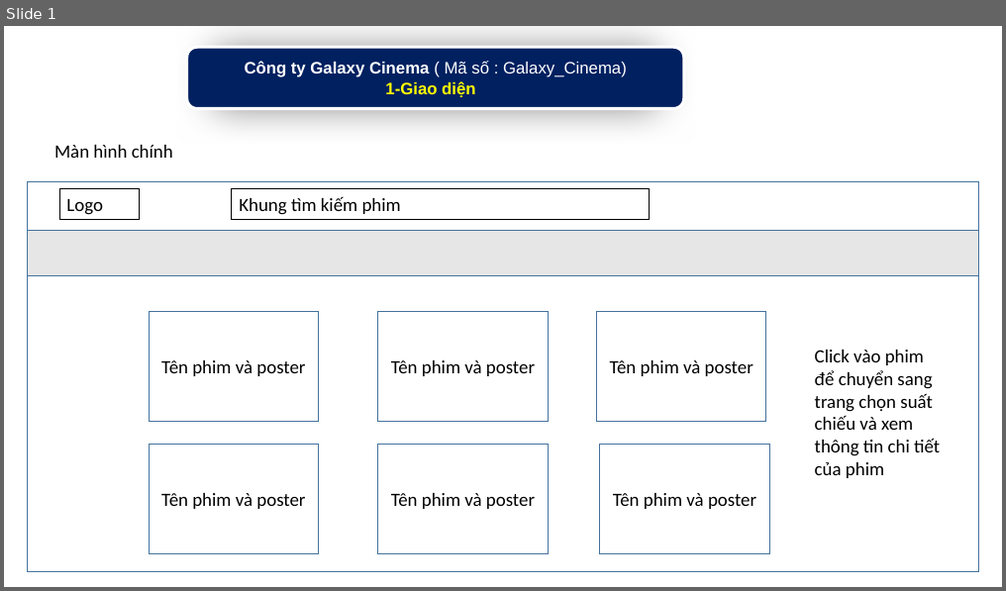
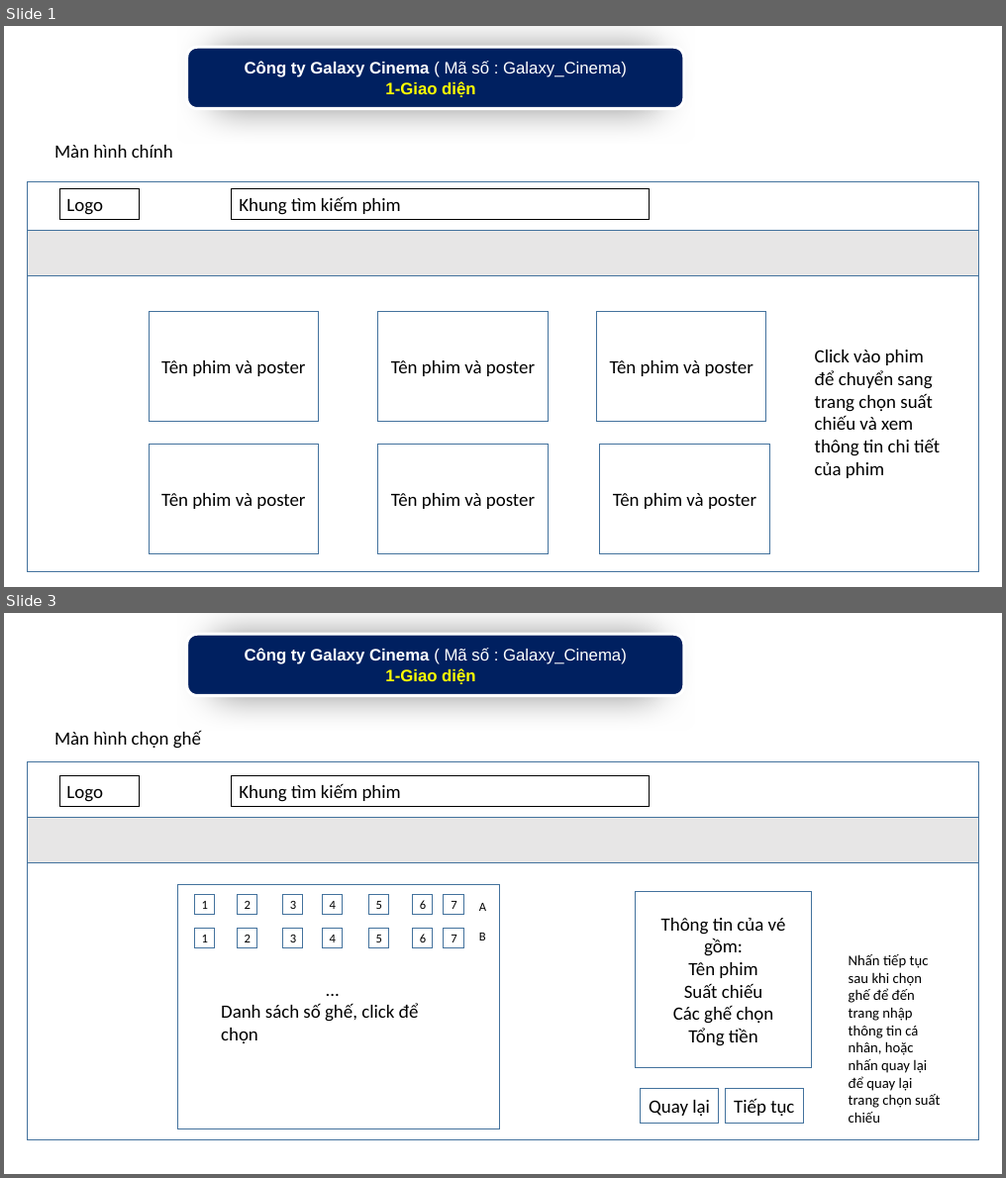
Before and after one commit to phkhuong/pttkpm_doan, a slide deck: Ho_so_PTTKPM/1688035_TKPM_Khach_Tham_quan.pptx. Shown one above the other, each under a label of ours: slide 1 before the commit, slides 1 and 3 after it; the slides between them are not shown. The pictures are 1006x591 and 1006x1178 pixels, drawn with LibreOffice and Linux fonts; fonts in the diff are those of the drawing. Boxes give left, top, right and bottom in pixels: in the first picture for what was removed or moved away, otherwise in the second. Text is boxed around its words. In the diff, an @@ line names an element or a change of style, - is before the commit and + after.

```diff
--- a/Ho_so_PTTKPM/1688035_TKPM_Khach_Tham_quan.pptx
+++ b/Ho_so_PTTKPM/1688035_TKPM_Khach_Tham_quan.pptx
@@ slide 3 added at <box>4,613,1002,1174</box>, background #FFFFFF @@
@@ rounded rectangle added at <box>187,634,684,696</box>, fill #002060, outline #FFFFFF 3 pt, 16 pt, text #FFFFFF, bold @@
+Công ty Galaxy Cinema ( Mã số : Galaxy_Cinema)
+1-Giao diện
@@ text added at <box>54,730,201,749</box>, 18 pt, text #000000 @@
+Màn hình chọn ghế
@@ rectangle added at <box>27,761,979,1140</box>, fill #FFFFFF, outline #43739E 1 pt @@
@@ rectangle added at <box>59,776,140,806</box>, outline #000000 0.75 pt, 18 pt, text #000000 @@
+Logo
@@ rectangle added at <box>232,776,649,806</box>, outline #000000 0.75 pt, 18 pt, text #000000 @@
+Khung tìm kiếm phim
@@ rectangle added at <box>27,818,979,863</box>, fill #E7E6E6, outline #43739E 1 pt @@
@@ rectangle added at <box>177,884,500,1129</box>, outline #43739E 1 pt @@
@@ rectangle added at <box>194,895,214,915</box>, outline #43739E 1 pt, 12 pt, text #000000 @@
+1
@@ rectangle added at <box>237,895,257,915</box>, outline #43739E 1 pt, 12 pt, text #000000 @@
+2
@@ rectangle added at <box>282,895,303,915</box>, outline #43739E 1 pt, 12 pt, text #000000 @@
+3
@@ rectangle added at <box>322,895,343,915</box>, outline #43739E 1 pt, 12 pt, text #000000 @@
+4
@@ rectangle added at <box>368,895,389,915</box>, outline #43739E 1 pt, 12 pt, text #000000 @@
+5
@@ rectangle added at <box>412,895,433,915</box>, outline #43739E 1 pt, 12 pt, text #000000 @@
+6
@@ rectangle added at <box>444,895,463,915</box>, outline #43739E 1 pt, 12 pt, text #000000 @@
+7
@@ text added at <box>479,903,486,911</box>, 12 pt, text #000000 @@
+A
@@ rectangle added at <box>636,891,812,1067</box>, outline #43739E 1 pt, 18 pt, text #000000 @@
+Thông tin của vé gồm:
+Tên phim
+Suất chiếu
+Các ghế chọn
+Tổng tiền
@@ rectangle added at <box>194,928,214,948</box>, outline #43739E 1 pt, 12 pt, text #000000 @@
+1
@@ rectangle added at <box>237,928,257,948</box>, outline #43739E 1 pt, 12 pt, text #000000 @@
+2
@@ rectangle added at <box>282,928,303,948</box>, outline #43739E 1 pt, 12 pt, text #000000 @@
+3
@@ rectangle added at <box>322,928,343,948</box>, outline #43739E 1 pt, 12 pt, text #000000 @@
+4
@@ rectangle added at <box>368,928,389,948</box>, outline #43739E 1 pt, 12 pt, text #000000 @@
+5
@@ rectangle added at <box>412,928,433,948</box>, outline #43739E 1 pt, 12 pt, text #000000 @@
+6
@@ rectangle added at <box>444,928,463,948</box>, outline #43739E 1 pt, 12 pt, text #000000 @@
+7
@@ text added at <box>479,933,486,941</box>, 12 pt, text #000000 @@
+B
@@ text added at <box>848,955,940,1123</box>, 14 pt, text #000000 @@
+Nhấn tiếp tục sau khi chọn ghế để đến trang nhập thông tin cá nhân, hoặc nhấn quay lại để quay lại trang chọn suất chiếu
@@ text added at <box>221,1003,419,1044</box>, 18 pt, text #000000 @@
+...
+Danh sách số ghế, click để chọn
@@ rectangle added at <box>641,1089,718,1124</box>, outline #43739E 1 pt, 18 pt, text #000000 @@
+Quay lại
@@ rectangle added at <box>726,1089,804,1124</box>, outline #43739E 1 pt, 18 pt, text #000000 @@
+Tiếp tục
```
Also in this commit, not shown: 2 slides changed, 3 other slides added.
